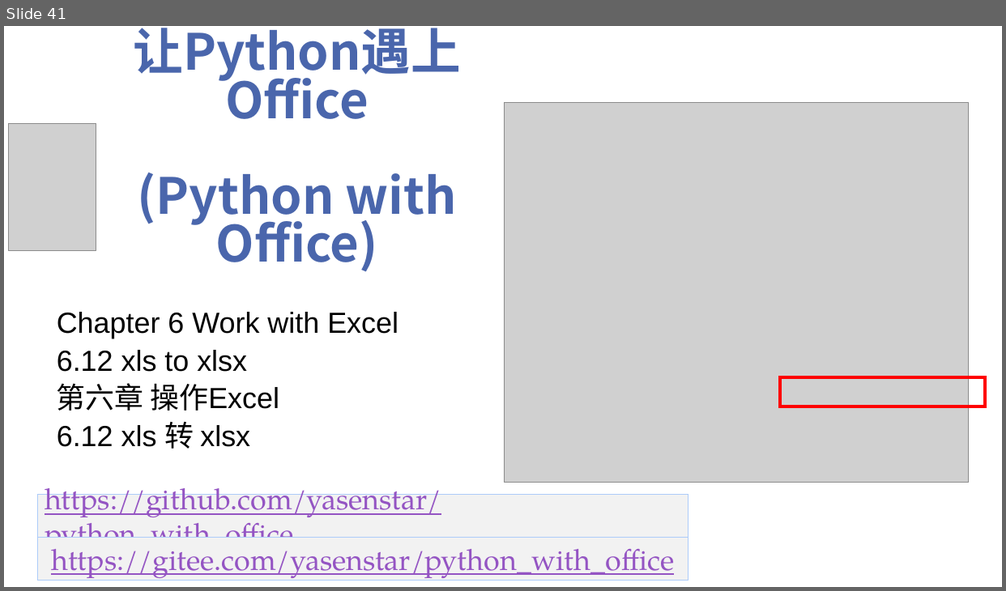
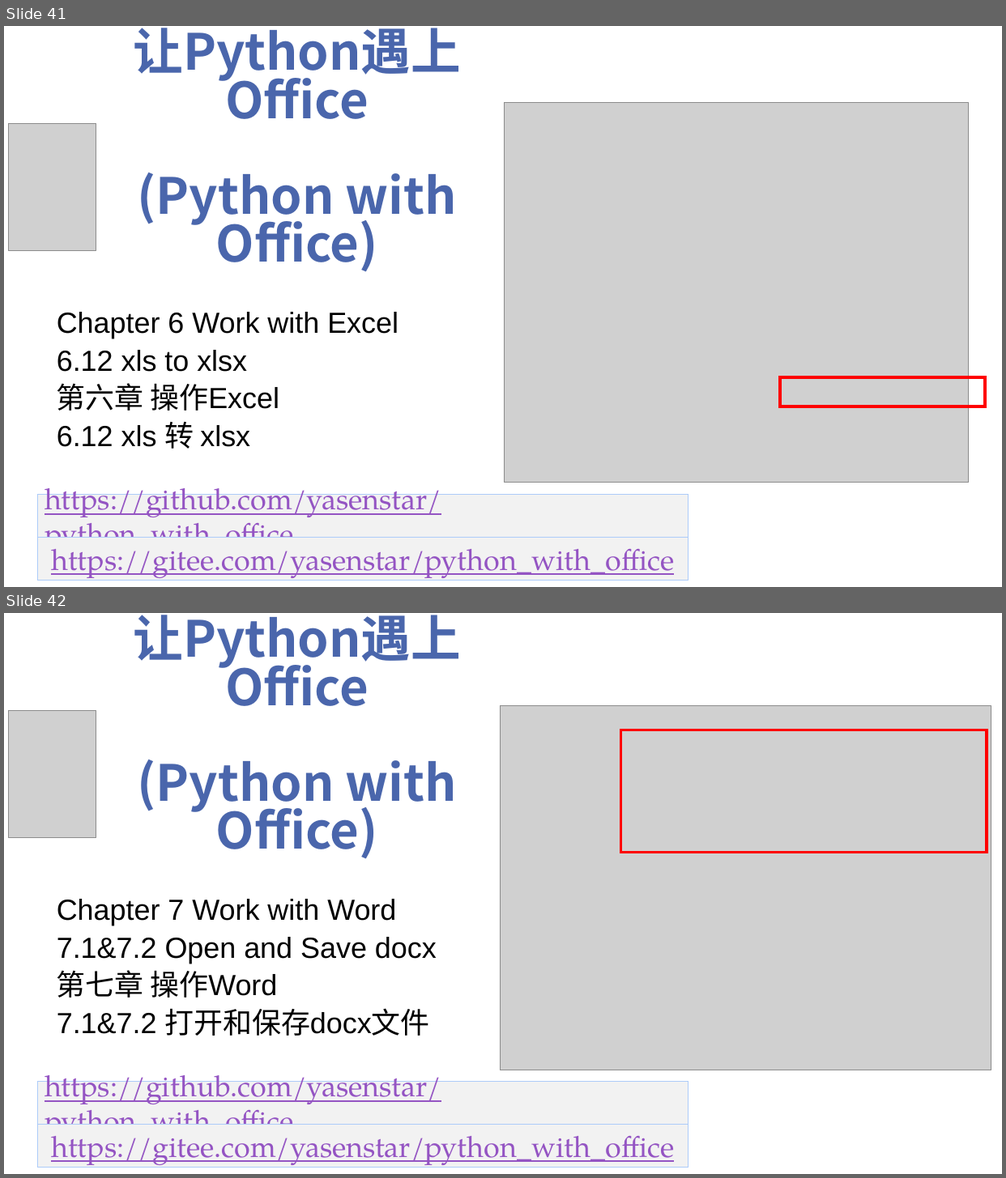
Before and after one commit to yasenstar/python_with_office, a slide deck: Python-with-Office-Video_Covers.pptx. Shown one above the other, each under a label of ours: slide 41 before the commit, slides 41 and 42 after it. The pictures are 1006x591 and 1006x1178 pixels, drawn with LibreOffice and Linux fonts; fonts in the diff are those of the drawing; grey boxes stand for pictures; background and template pictures are left out. Boxes give left, top, right and bottom in pixels: in the first picture for what was removed or moved away, otherwise in the second. Text is boxed around its words. In the diff, an @@ line names an element or a change of style, - is before the commit and + after.

Commit message:
prepare chapter 7 work with Word

```diff
--- a/Python-with-Office-Video_Covers.pptx
+++ b/Python-with-Office-Video_Covers.pptx
@@ slide 42 added at [4, 613, 1002, 1174], background picture (left out) @@
@@ title added at [133, 615, 461, 859], 48 pt, text #4A66AC, bold @@
+让Python遇上Office
+(Python with Office)
@@ picture added at [501, 706, 991, 1071] @@
@@ picture added at [9, 710, 96, 837] @@
@@ rectangle added at [621, 730, 987, 852], outline #FF0000 3 pt @@
@@ subtitle added at [57, 899, 437, 1036], 28 pt, text #000000 @@
+Chapter 7 Work with Word
+7.1&7.2 Open and Save docx
+第七章 操作Word
+7.1&7.2 打开和保存docx文件
@@ rectangle added at [37, 1082, 688, 1124], fill #F2F2F2, outline #ACCBF9 0.75 pt, 28 pt, text #9454C3, underline @@
+https://github.com/yasenstar/python_with_office
@@ rectangle added at [37, 1124, 688, 1167], fill #F2F2F2, outline #ACCBF9 0.75 pt, 28 pt, text #9454C3, underline @@
+https://gitee.com/yasenstar/python_with_office
```
Also in this commit, not shown: 1 other file.
